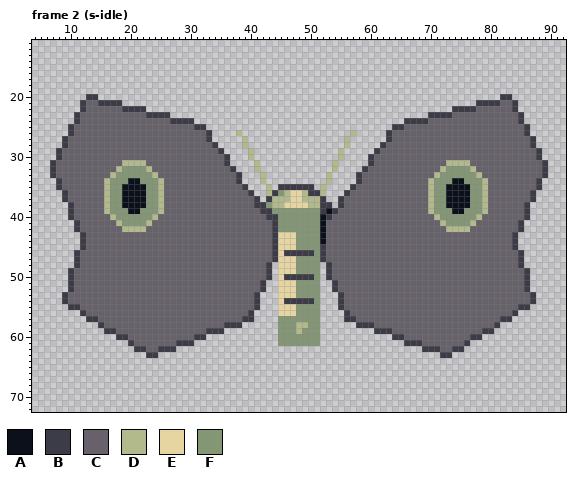
Edited in one commit: pixel-art file (art/enemy-bones-3.aseprite). This is how it looked before the edit.
96x96 pixels, 128 frames. Shown: frame 2 (s-idle): x 4..92, y 11..72. The commit also changed other frames, which this record leaves out.
Palette (. is transparent): A #0b101b  B #3c3b48  C #66616a  D #b2ba8b  E #e6d5a0  F #839775
Pixels before, frame 2 (s-idle) (only the part around the change), first column x 4:
18 .........................................................................................
19 .........................................................................................
20 .........BB...................................................................BB.........
21 ........BCCBBBB...........................................................BBBBCCB........
22 ........BCCCCCCBBBB...................................................BBBBCCCCCCB........
23 .......BCCCCCCCCCCCBBBB...........................................BBBBCCCCCCCCCCCB.......
24 .......BCCCCCCCCCCCCCCCBBBB...................................BBBBCCCCCCCCCCCCCCCB.......
25 ......BCCCCCCCCCCCCCCCCCCCCBB...............................BBCCCCCCCCCCCCCCCCCCCCB......
26 ......BCCCCCCCCCCCCCCCCCCCCCCB....D..................D.....BCCCCCCCCCCCCCCCCCCCCCCB......
27 .....BCCCCCCCCCCCCCCCCCCCCCCCB.....D................D......BCCCCCCCCCCCCCCCCCCCCCCCB.....
28 .....BCCCCCCCCCCCCCCCCCCCCCCCCB....D................D.....BCCCCCCCCCCCCCCCCCCCCCCCCB.....
29 ....BCCCCCCCCCCCCCCCCCCCCCCCCCCB....D..............D.....BCCCCCCCCCCCCCCCCCCCCCCCCCCB....
30 ....BCCCCCCCCCCCCCCCCCCCCCCCCCCCB...D..............D....BCCCCCCCCCCCCCCCCCCCCCCCCCCCB....
31 ...BCCCCCCCCCCCDDDDCCCCCCCCCCCCCB....D............D.....BCCCCCCCCCCCCDDDDCCCCCCCCCCCCB...
32 ...BCCCCCCCCCCDFFFFDCCCCCCCCCCCCCB...D............D....BCCCCCCCCCCCCDFFFFDCCCCCCCCCCCB...
33 ...BCCCCCCCCCDFFFFFFDCCCCCCCCCCCCCB...D..........D....BCCCCCCCCCCCCDFFFFFFDCCCCCCCCCCB...
34 ....BCCCCCCCDFFFAAFFFDCCCCCCCCCCCCB...D..........D....BCCCCCCCCCCCDFFFAAFFFDCCCCCCCCB....
35 ....BCCCCCCCDFFAAAAFFDCCCCCCCCCCCCCB...D.BBBBBB.D....BCCCCCCCCCCCCDFFAAAAFFDCCCCCCCCB....
36 .....BCCCCCCDFFAAAAFFDCCCCCCCCCCCCCCB..DBFDEEDBBD...BCCCCCCCCCCCCCDFFAAAAFFDCCCCCCCB.....
37 .....BCCCCCCDFFAAAAFFDCCCCCCCCCCCCCCCB.BDDDEEDDDB..BCCCCCCCCCCCCCCDFFAAAAFFDCCCCCCCB.....
38 ......BCCCCCDFFAAAAFFDCCCCCCCCCCCCCCCBBFDDEEEEDDBB.BCCCCCCCCCCCCCCDFFAAAAFFDCCCCCCB......
39 ......BCCCCCDFFFAAFFFDCCCCCCCCCCCCCCCCBBFFFFFFFFBABCCCCCCCCCCCCCCCDFFFAAFFFDCCCCCCB......
40 ......BCCCCCCDFFFFFFDCCCCCCCCCCCCCCCCCCBBFFFFFFFABCCCCCCCCCCCCCCCCCDFFFFFFDCCCCCCCB......
41 .......BCCCCCCDFFFFDCCCCCCCCCCCCCCCCCCCCBFFFFFFFACCCCCCCCCCCCCCCCCCCDFFFFDCCCCCCCB.......
42 .......BCCCCCCCDDDDCCCCCCCCCCCCCCCCCCCCCBFFFFFFFACCCCCCCCCCCCCCCCCCCCDDDDCCCCCCCCB.......
43 ........BCCCCCCCCCCCCCCCCCCCCCCCCCCCCCCCBEEEFFFFACCCCCCCCCCCCCCCCCCCCCCCCCCCCCCCB........
44 ........BCCCCCCCCCCCCCCCCCCCCCCCCCCCCCCCBEEEFFFFACCCCCCCCCCCCCCCCCCCCCCCCCCCCCCCB........
45 ........BCCCCCCCCCCCCCCCCCCCCCCCCCCCCCCCBEEEFFFFBCCCCCCCCCCCCCCCCCCCCCCCCCCCCCCCB........
46 .......BCCCCCCCCCCCCCCCCCCCCCCCCCCCCCCCCBEBBBBBFBCCCCCCCCCCCCCCCCCCCCCCCCCCCCCCCCB.......
47 .......BCCCCCCCCCCCCCCCCCCCCCCCCCCCCCCCCBEEEFFFFBCCCCCCCCCCCCCCCCCCCCCCCCCCCCCCCCB.......
48 .......BCCCCCCCCCCCCCCCCCCCCCCCCCCCCCCCB.EEEFFFF.BCCCCCCCCCCCCCCCCCCCCCCCCCCCCCCCB.......
49 ......BCCCCCCCCCCCCCCCCCCCCCCCCCCCCCCCCB.EEEFFFF.BCCCCCCCCCCCCCCCCCCCCCCCCCCCCCCCCB......
50 ......BCCCCCCCCCCCCCCCCCCCCCCCCCCCCCCCCB.EBBBBBF.BCCCCCCCCCCCCCCCCCCCCCCCCCCCCCCCCB......
51 ......BCCCCCCCCCCCCCCCCCCCCCCCCCCCCCCCB..EEEFFFF..BCCCCCCCCCCCCCCCCCCCCCCCCCCCCCCCB......
52 ......BCCCCCCCCCCCCCCCCCCCCCCCCCCCCCCCB..EEEFFFF..BCCCCCCCCCCCCCCCCCCCCCCCCCCCCCCCB......
53 .....BCCCCCCCCCCCCCCCCCCCCCCCCCCCCCCCB...EEEFFFF...BCCCCCCCCCCCCCCCCCCCCCCCCCCCCCCCB.....
54 .....BCCCCCCCCCCCCCCCCCCCCCCCCCCCCCCCB...EBBBBBF...BCCCCCCCCCCCCCCCCCCCCCCCCCCCCCCCB.....
55 ......BBCCCCCCCCCCCCCCCCCCCCCCCCCCCCCB...EEEFFFF...BCCCCCCCCCCCCCCCCCCCCCCCCCCCCCBB......
56 ........BCCCCCCCCCCCCCCCCCCCCCCCCCCCB....EEEFFFF....BCCCCCCCCCCCCCCCCCCCCCCCCCCCB........
57 .........BBCCCCCCCCCCCCCCCCCCCCCCCCBB....FFFFFFF....BBCCCCCCCCCCCCCCCCCCCCCCCCBB.........
58 ...........BCCCCCCCCCCCCCCCCCCCCBBB......FFFDDFF......BBBCCCCCCCCCCCCCCCCCCCCB...........
59 ............BBCCCCCCCCCCCCCCCBBB.........FFFDFFF.........BBBCCCCCCCCCCCCCCCBB............
60 ..............BBCCCCCCCCCCCBB............FFFFFFF............BBCCCCCCCCCCCBB..............
61 ................BCCCCCCCBBB..............FFFFFFF..............BBBCCCCCCCB................
62 .................BBCCBBB.........................................BBBCCBB.................
63 ...................BB...............................................BB...................
64 .........................................................................................
Once edited:
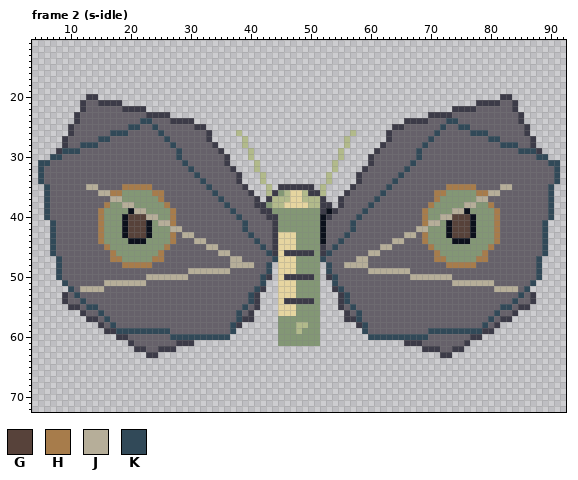
Colours new in this view: G #57423a  H #a77c4b  J #b6ae99  K #314958
The edit:
Frame 2 (s-idle), layer "ink":
y 24: x 22..23 CC -> KK; x 73..74 CC -> KK
y 25: x 20..21 CC -> KK; x 24 C -> K; x 72 C -> K; x 75..76 CC -> KK
y 26: x 17..19 CCC -> KKK; x 25 C -> K; x 71 C -> K; x 77..79 CCC -> KKK
y 27: x 15..16 CC -> KK; x 26 C -> K; x 70 C -> K; x 80..81 CC -> KK
y 28: x 12..14 CCC -> KKK; x 27 C -> K; x 69 C -> K; x 82..84 CCC -> KKK
y 29: x 9..11 CCC -> KKK; x 28 C -> K; x 68 C -> K; x 85..87 CCC -> KKK
y 30: x 7..8 .B -> KK; x 28 C -> K; x 68 C -> K; x 88..89 B. -> KK
y 31: x 5..7 ..B -> KKC; x 19..22 DDDD -> CCCC; x 29 C -> K; x 67 C -> K; x 73..76 DDDD -> CCCC; x 89..91 B.. -> CKK
y 32: x 5..7 ..B -> KCC; x 18..23 DFFFFD -> CCCCCC; x 30 C -> K; x 66 C -> K; x 72..77 DFFFFD -> CCCCCC; x 89..91 B.. -> CCK
y 33: x 5..7 ..B -> KCC; x 17..24 DFFFFFFD -> CCCCCCCC; x 31 C -> K; x 65 C -> K; x 71..78 DFFFFFFD -> CCCCCCCC; x 89..91 B.. -> CCK
y 34: x 5..8 ...B -> KCCC; x 16..25 DFFFAAFFFD -> CCCCCCCCCC; x 32 C -> K; x 64 C -> K; x 70..79 DFFFAAFFFD -> CCCCCCCCCC; x 88..91 B... -> CCCK
y 35: x 6..8 ..B -> KCC; x 13..14 CC -> JJ; x 16..25 DFFAAAAFFD -> CCCHHHHHCC; x 33 C -> K; x 63 C -> K; x 70..79 DFFAAAAFFD -> CCCHHHHHCC; x 82..83 CC -> JJ; x 88..90 B.. -> CCK
y 36: x 6..9 ...B -> KCCC; x 15..22 CDFFAAAA -> JJHHFFFF; x 24..25 FD -> HH; x 34 C -> K; x 62 C -> K; x 70..76 DFFAAAA -> CHHFFFF; x 78..81 FDCC -> HHJJ; x 87..90 B... -> CCCK
y 37: x 6..9 ...B -> KCCC; x 16..22 DFFAAAA -> CJJFFFF; x 25 D -> H; x 35 C -> K; x 61 C -> K; x 70..71 DF -> CH; x 73..76 AAAA -> FFFF; x 78..79 FD -> JJ; x 87..90 B... -> CCCK
y 38: x 6..10 ....B -> KCCCC; x 16 D -> H; x 19..22 AAAA -> JJFF; x 25..26 DC -> FH; x 36 C -> K; x 60 C -> K; x 70 D -> H; x 73..77 AAAAF -> FFFJJ; x 79..80 DC -> FH; x 86..90 B.... -> CCCCK
y 39: x 6..10 ....B -> KCCCC; x 15..16 CD -> HF; x 21..22 AF -> JJ; x 25..27 DCC -> FFH; x 37 C -> K; x 59 C -> K; x 69..70 CD -> HF; x 74..76 AAF -> JJA; x 79..81 DCC -> FFH; x 86..90 B.... -> CCCCK
y 40: x 6..10 ....B -> KCCCC; x 15..17 CCD -> HFF; x 19..27 FFFFFDCCC -> AGGGJJFFH; x 38 C -> K; x 58 C -> K; x 69..81 CCDFFFFFFDCCC -> HFFJJGGGAFFFH; x 86..90 B.... -> CCCCK
y 41: x 7..11 ....B -> KCCCC; x 15..27 CCCDFFFFDCCCC -> HFFFAGGGAFJJH; x 39 C -> K; x 57 C -> K; x 69..81 CCCDFFFFDCCCC -> HJJFAGGGAFFFH; x 85..89 B.... -> CCCCK
y 42: x 7..11 ....B -> KCCCC; x 15..28 CCCCDDDDCCCCCC -> HFFFAGGGAFFFJJ; x 39 C -> K; x 57 C -> K; x 68..81 CCCCCDDDDCCCCC -> JJFFFAGGGAFFFH; x 85..89 B.... -> CCCCK
y 43: x 7..12 .....B -> KCCCCC; x 15..27 CCCCCCCCCCCCC -> HFFFAGGGAFFFH; x 29..30 CC -> JJ; x 40 C -> K; x 56 C -> K; x 66..67 CC -> JJ; x 69..81 CCCCCCCCCCCCC -> HFFFAGGGAFFFH; x 84..89 B..... -> CCCCCK
y 44: x 7..12 .....B -> KCCCCC; x 15..27 CCCCCCCCCCCCC -> HFFFFAAAFFFFH; x 31..32 CC -> JJ; x 41 C -> K; x 55 C -> K; x 64..65 CC -> JJ; x 69..81 CCCCCCCCCCCCC -> HFFFFAAAFFFFH; x 84..89 B..... -> CCCCCK
y 45: x 7..12 .....B -> KCCCCC; x 16..26 CCCCCCCCCCC -> HFFFFFFFFFH; x 33..34 CC -> JJ; x 42 C -> K; x 54 C -> K; x 62..63 CC -> JJ; x 70..80 CCCCCCCCCCC -> HFFFFFFFFFH; x 84..89 B..... -> CCCCCK
y 46: x 7..11 ....B -> KCCCC; x 17..25 CCCCCCCCC -> HFFFFFFFH; x 35..36 CC -> JJ; x 43 C -> K; x 53 C -> K; x 60..61 CC -> JJ; x 71..79 CCCCCCCCC -> HFFFFFFFH; x 85..89 B.... -> CCCCK
y 47: x 8..11 ...B -> KCCC; x 17..25 CCCCCCCCC -> HHFFFFFHH; x 37..38 CC -> JJ; x 44 B -> K; x 52 B -> K; x 58..59 CC -> JJ; x 71..79 CCCCCCCCC -> HHFFFFFHH; x 85..88 B... -> CCCK
y 48: x 8..11 ...B -> KCCC; x 19..23 CCCCC -> HHHHH; x 37..40 CCCC -> JJJJ; x 43 B -> K; x 53 B -> K; x 56..59 CCCC -> JJJJ; x 73..77 CCCCC -> HHHHH; x 85..88 B... -> CCCK
y 49: x 8..10 ..B -> KCC; x 30..36 CCCCCCC -> JJJJJJJ; x 43 B -> K; x 53 B -> K; x 60..66 CCCCCCC -> JJJJJJJ; x 86..88 B.. -> CCK
y 50: x 8..10 ..B -> KCC; x 23..29 CCCCCCC -> JJJJJJJ; x 42 C -> K; x 54 C -> K; x 67..73 CCCCCCC -> JJJJJJJ; x 86..88 B.. -> CCK
y 51: x 9..10 .B -> KC; x 16..22 CCCCCCC -> JJJJJJJ; x 42 B -> K; x 54 B -> K; x 74..80 CCCCCCC -> JJJJJJJ; x 86..87 B. -> CK
y 52: x 10 B -> K; x 12..15 CCCC -> JJJJ; x 41 C -> K; x 55 C -> K; x 81..84 CCCC -> JJJJ; x 86 B -> K
y 53: x 11 C -> K; x 40 C -> K; x 56 C -> K; x 85 C -> K
y 54: x 12 C -> K; x 40 C -> K; x 56 C -> K; x 84 C -> K
y 55: x 13..14 CC -> KK; x 39 C -> K; x 57 C -> K; x 82..83 CC -> KK
y 56: x 15 C -> K; x 38 C -> K; x 58 C -> K; x 81 C -> K
y 57: x 16 C -> K; x 38 C -> K; x 58 C -> K; x 80 C -> K
y 58: x 17 C -> K; x 36..37 BB -> CK; x 59..60 BB -> KC; x 79 C -> K
y 59: x 18..26 CCCCCCCCC -> KKKKKKKKK; x 33..37 BBB.. -> CCCCK; x 59..63 ..BBB -> KCCCC; x 70..78 CCCCCCCCC -> KKKKKKKKK
y 60: x 27..36 CCCCBB.... -> KKKKKKKKKK; x 60..69 ....BBCCCC -> KKKKKKKKKK
